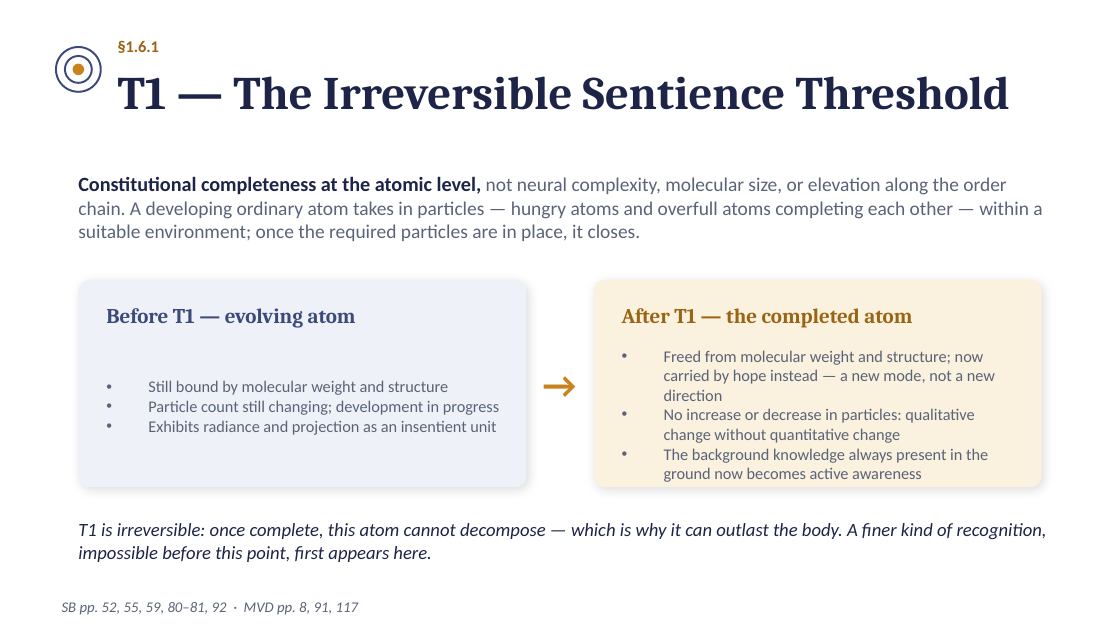
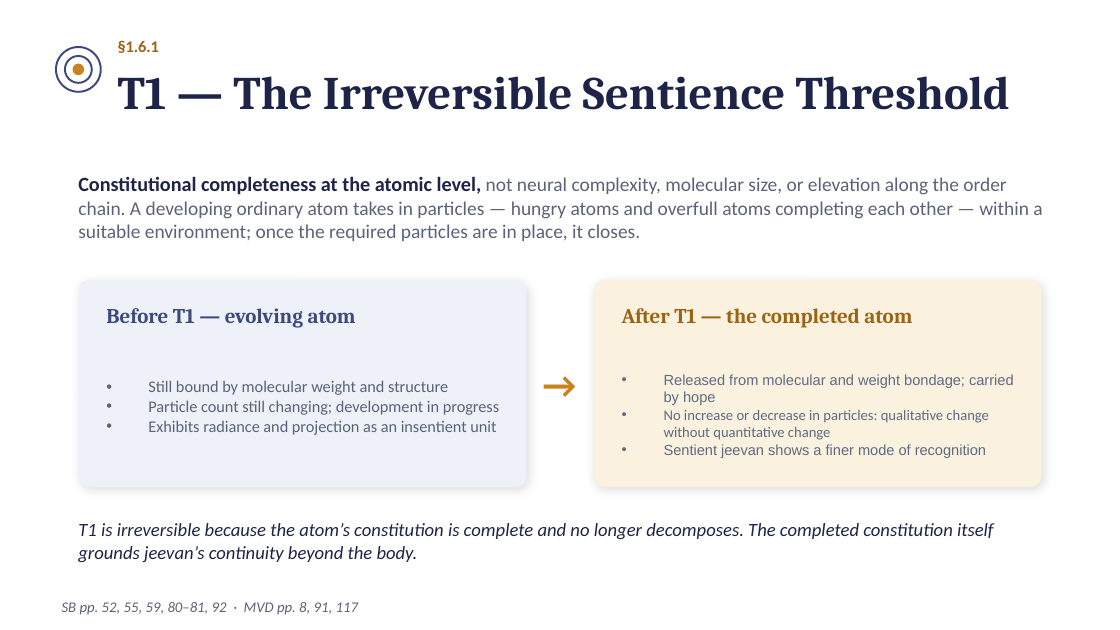
Before and after one commit to raghavamohan/AnalyticMadhyasthDarshan, a slide deck: slide 12 of Studies/The-Ontology-of-Coexistence/The-Ontology-of-Existence-Madhyasth-Darshan.pptx (slide 11 before the commit). Drawn at 1120x630 pixels with LibreOffice and Linux fonts; fonts in the diff are those of the drawing. Boxes give left, top, right and bottom in pixels: in the first picture for what was removed or moved away, otherwise in the second. Text is boxed around its words. In the diff, an @@ line names an element or a change of style, - is before the commit and + after.

```diff
--- a/Studies/The-Ontology-of-Coexistence/The-Ontology-of-Existence-Madhyasth-Darshan.pptx
+++ b/Studies/The-Ontology-of-Coexistence/The-Ontology-of-Existence-Madhyasth-Darshan.pptx
@@ text at (664, 374, 1014, 405): text changed; size 10.5 to 9.4 pt; font Calibri to Arial; text colour #5A6377 to #5F6B82 @@
-• Freed from molecular weight and structure; now carried by hope instead — a new mode, not a new direction
+• Released from molecular and weight bondage; carried by hope
@@ text at (664, 410, 988, 440): size 10.5 to 9.4 pt, text colour #5A6377 to #5F6B82 in "No increase or decrease in particles: qualitative ..." @@
@@ text at (664, 444, 986, 458): text changed; size 10.5 to 9.4 pt; font Calibri to Arial; text colour #5A6377 to #5F6B82 @@
-• The background knowledge always present in the ground now becomes active awareness
+• Sentient jeevan shows a finer mode of recognition
@@ text at (78, 523, 994, 562): text changed @@
-T1 is irreversible: once complete, this atom cannot decompose — which is why it can outlast the body. A finer kind of recognition, impossible before this point, first appears here.
+T1 is irreversible because the atom’s constitution is complete and no longer decomposes. The completed constitution itself grounds jeevan’s continuity beyond the body.
```
Also in this commit, not shown: 11 other slides changed, 2 slides added, 9 other files.
